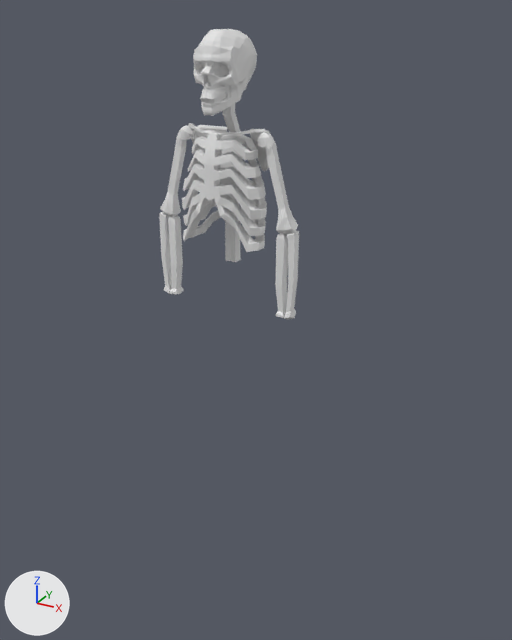
A saved change to the Blender file Skeleton/realistic_skeleton.blend.
One viewpoint serves both versions: a camera (50 mm lens) standing at (63.0, -106.4, 42.0) and looking at (4.8, -0.5, -10.9). The axes (+X, +Y, +Z) are drawn at lower left. The lights are the same throughout.
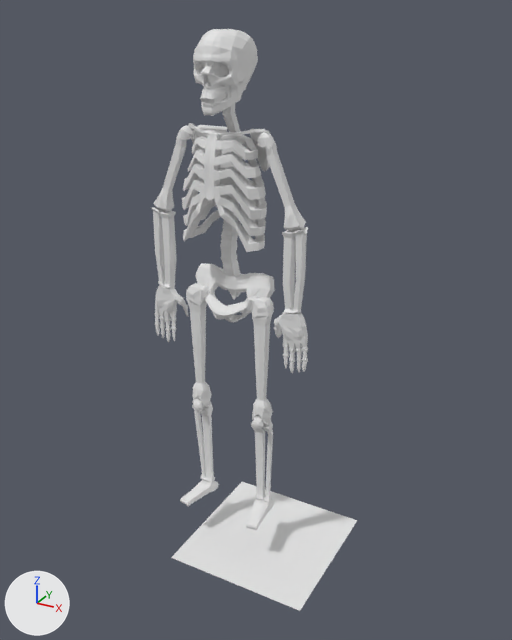
Commit message: finished skeleton model

Location of each change, (x1, y1, x2, y2) in pixels of the pictures (512 x 640 px):
'Cube', reshaped (11% wider, 73% taller): before (159, 29, 299, 319); after (152, 29, 308, 530)
'Plane', added: after (171, 482, 357, 611)
part 1 of me_cube_001, added: after (180, 283, 274, 530)
part 2 of me_cube_001, added: after (193, 399, 264, 430)
part 3 of me_cube_001, built on: before (159, 29, 299, 319); after (152, 29, 308, 373)

Edits to the bpy script that builds the scene:
```text
Change me_cube_001:
    used by ob_cube; location = (0.0, -0.2, -0.1)
    remove me_cube_001.from_pydata(...)  # 1080 vertices, 1064 faces, 11 loose edges; spans x 0.0..14.0, y -8.2..3.6, z -8.2..39.1
    add me_cube_001.from_pydata(...)  # 2227 vertices, 2202 faces, 11 loose edges; spans x 0.0..16.7, y -8.4..3.6, z -52.8..39.1
    me_cube_001 part 1: a new loose piece of 326 vertices spanning x 4.3..9.2, y -8.4..0.9, z -52.8..-5.4
    me_cube_001 part 2: a new loose piece of 58 vertices spanning x 5.6..8.1, y -4.2..-2.5, z -32.4..-29.4
    me_cube_001 part 3: 172 vertices moved from x 0.0..14.0, y -7.8..2.9, z -8.2..39.1 to x 0.0..15.6, y -7.6..2.3, z -5.9..39.1; 33 vertices removed from x 0.0..13.5, y -5.3..2.9, z -8.2..37.9; 796 vertices added at x 0.0..16.7, y -5.9..3.4, z -18.5..39.1
Add me_plane:
    me_plane.from_pydata([(1.0, 1.0, 0.0), (1.0, -1.0, 0.0), (-1.0, -1.0, 0.0), (-1.0, 1.0, 0.0)], [], [(0, 3, 2, 1)])
Add ob_plane:
    ob_plane = bpy.data.objects.new('Plane', me_plane)
    ob_plane.location = (8.0, -1.4, -60.0)
    ob_plane.scale = (14.5, 14.5, 14.5)
```
